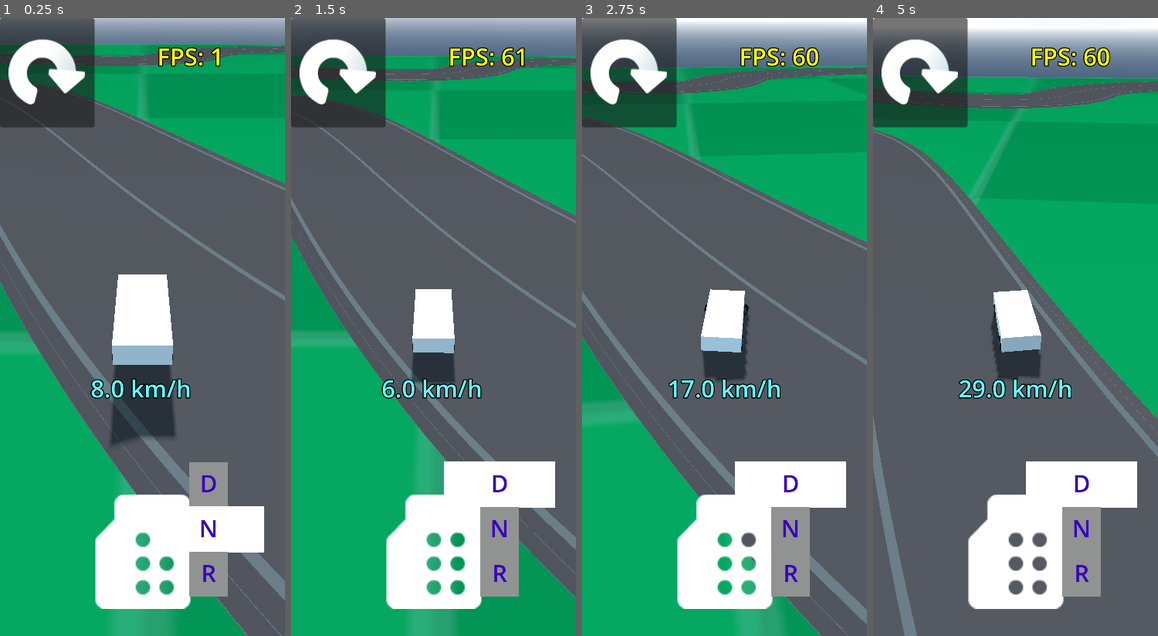
Above: before the commit, frames 1-4 (left to right).
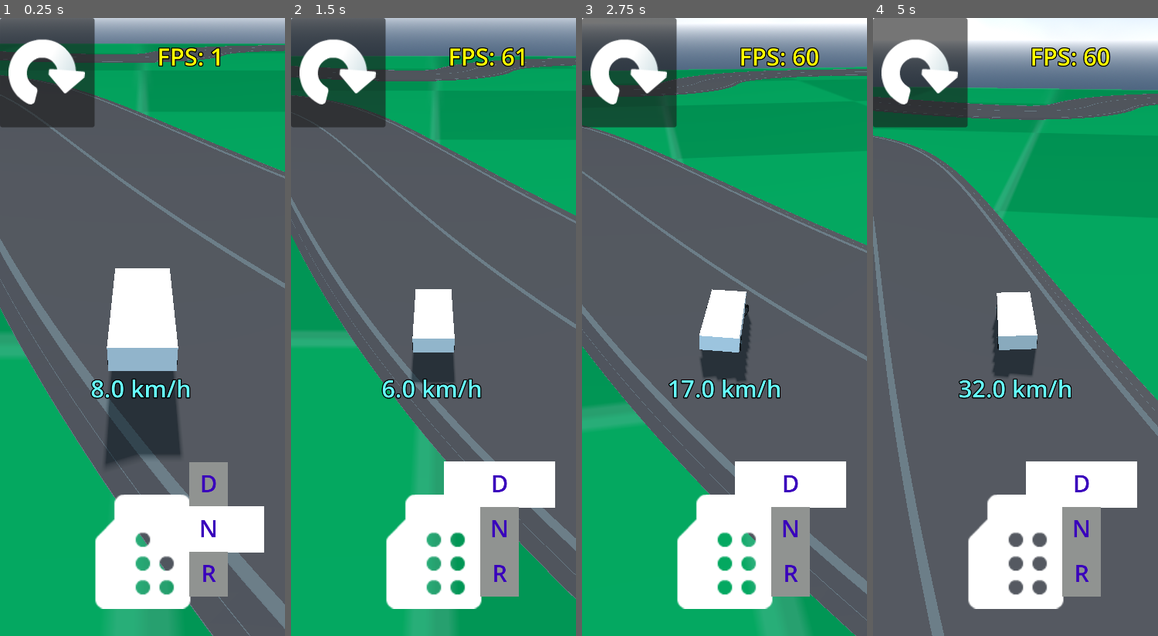
Above: after the commit, the same moments.

Repository: AssafDamari/cars-2
Game: Godot game, scene res://scenes/drift_race_main.tscn
Two runs of this game, one before a commit and one after it. Both use one fixed random seed, a clock stepped at 60 frames per second and the inputs below.
Inputs (mouse positions are in pixels of both pictures, inside the frame that each line leads up to):
- Up to frame 1 (0.25 s): no input
- Up to frame 2 (1.5 s): tap Enter (ui_accept) at 0.5 s; drag from (499, 530) to (462, 191) at 0.52 s; drag from (376, 357) to (419, 450) at 1.27 s
- Up to frame 3 (2.75 s): move the mouse to (753, 191) at 2.02 s; hold Right (ui_right) from 2.03 s (still down)
- Up to frame 4 (5 s): release Right (ui_right) at 2.75 s; drag from (1001, 450) to (930, 234) at 2.77 s; move the mouse to (1101, 419) at 3.52 s; hold Left (ui_left) 3.53-4.25 s; tap Enter (ui_accept) at 3.77 s; drag from (930, 234) to (972, 172) at 4.27 s

The runs differ from the first frame. In frame 1, 11% of the frame differs, in the area x 0-100%, y 4-100%; in frame 2, 0.7%; in frame 3, 8.2%; in frame 4, 17%, in the area x 0-100%, y 2-100%.

Commit message:
added dynamic drift to player controller

Diff:
--- a/scenes/car_1.gd
+++ b/scenes/car_1.gd
@@ -4,9 +4,12 @@
 @export var color: Color = Color.WHITE
 @export var max_speed: float = 20
 @export var max_brake_force: float = 20.0
-@export var steering_speed: float = 0.3
 @onready var body_mesh: MeshInstance3D = $Body/MeshInstance3D
 @onready var brake_indicator: Node3D = $brake_indicator
+@onready var wheel_front_left: VehicleWheel3D = $VehicleWheel3DFrontLeft
+@onready var wheel_front_right: VehicleWheel3D = $VehicleWheel3DFrontRight
+@onready var wheel_back_right: VehicleWheel3D = $VehicleWheel3DBackRight
+@onready var wheel_back_left: VehicleWheel3D = $VehicleWheel3DBackLeft
 
 
 func _ready() -> void:
--- a/scenes/drift_race_main.tscn
+++ b/scenes/drift_race_main.tscn
@@ -74,17 +74,16 @@
 color = Color(0.9601279, 0.8207987, 1.540184e-06, 1)
 max_speed = 40.0
 max_brake_force = 30.0
-steering_speed = 10.0
 
 [node name="NpcCarController" parent="NpxCar" unique_id=706778789 node_paths=PackedStringArray("path_node") instance=ExtResource("3_b42pj")]
 path_node = NodePath("../../Track/Path3D")
 
 [node name="CameraGimble" parent="." unique_id=1837012276 instance=ExtResource("7_t013y")]
 target_node_path = NodePath("../Car2")
+follow_speed = 4.0
 
 [node name="Car2" parent="." unique_id=1835131583 instance=ExtResource("7_xhr36")]
 transform = Transform3D(1, 0, 0, 0, 1, 0, 0, 0, 1, 0, 1, 0)
 max_speed = 30.0
-steering_speed = 0.5
 
 [node name="PlayerController" parent="Car2" unique_id=193088310 instance=ExtResource("5_t7hxj")]
--- a/scenes/npc_car_controller.gd
+++ b/scenes/npc_car_controller.gd
@@ -89,7 +89,7 @@
 	var target_steering = steer_error * steer_p + error_change * steer_d
 	target_steering = clamp(target_steering, -0.6, 0.6)
 
-	vehicle.steering = lerp(vehicle.steering, target_steering, delta * vehicle.steering_speed)
+	vehicle.steering = lerp(vehicle.steering, target_steering, delta)
 
 	# --- Throttle ---
 	if speed_sq < vehicle.max_speed * vehicle.max_speed:
--- a/scenes/player_controller.gd
+++ b/scenes/player_controller.gd
@@ -1,4 +1,9 @@
 extends Node3D
+
+@export var base_friction: float = 6.0
+@export var drift_friction: float = 3.5
+@export var steering_limit: float = 0.5
+
 @onready var vehicle: Car = get_parent() as Car
 @onready var joystick: VirtualJoystickPlus = $"Player controllsUI/VirtualJoystickPlus"
 @onready var debug_lable: Label = $"Player controllsUI/DebugLable"
@@ -21,9 +26,9 @@
 	if steer_input == 0.0:
 		steer_input = Input.get_action_strength("ui_left") - Input.get_action_strength("ui_right")
 
-	var steer_target = steer_input
-	vehicle.steering = move_toward(vehicle.steering, steer_target, delta)
-
+	#var steer_target = steer_input
+	#vehicle.steering = move_toward(vehicle.steering, steer_target, delta)
+	vehicle.steering = lerp(vehicle.steering, steer_input * steering_limit, 10 * delta)
 	# 3. Braking
 	if should_brake(joystick_input):
 		vehicle.brake_car()
@@ -32,6 +37,33 @@
 	else:
 		vehicle.brake = 0.0
 		vehicle.hide_brake_indicator()
+	_apply_dynamic_drift(steer_input, delta)
+
+func _apply_dynamic_drift(steer_input: float, delta: float) -> void:
+	# 2. Calculate "Drift Intensity" based on steering angle and speed
+	# We want less grip when steering hard at high speeds
+	var speed = vehicle.linear_velocity.length()
+	var steer_intensity = abs(steer_input)
+
+	var target_friction = base_friction
+
+	# Logic: If steering hard and moving fast, drop friction to slide
+	if steer_intensity > 0.6 and speed > 5.0:
+		target_friction = drift_friction
+	else:
+		# Smoothly return to base friction to "catch" the car
+		target_friction = base_friction
+
+	# 3. Apply the friction slip smoothly to avoid "snapping"
+	vehicle.wheel_back_left.wheel_friction_slip = lerp(vehicle.wheel_back_left.wheel_friction_slip, target_friction, 5 * delta)
+	vehicle.wheel_back_right.wheel_friction_slip = lerp(vehicle.wheel_back_right.wheel_friction_slip, target_friction, 5 * delta)
+
+	if steer_input > 0: # Turning Right
+		vehicle.wheel_back_left.engine_force = vehicle.engine_force * 1.2
+		vehicle.wheel_back_right.engine_force = vehicle.engine_force * 0.8
+	elif steer_input < 0: # Turning Left
+		vehicle.wheel_back_left.engine_force = vehicle.engine_force* 1.2
+		vehicle.wheel_back_right.engine_force = vehicle.engine_force* 0.8
 
 func get_engine_force():
 	if gear_slider.current_gear == gear_slider.Gear.DRIVE:
